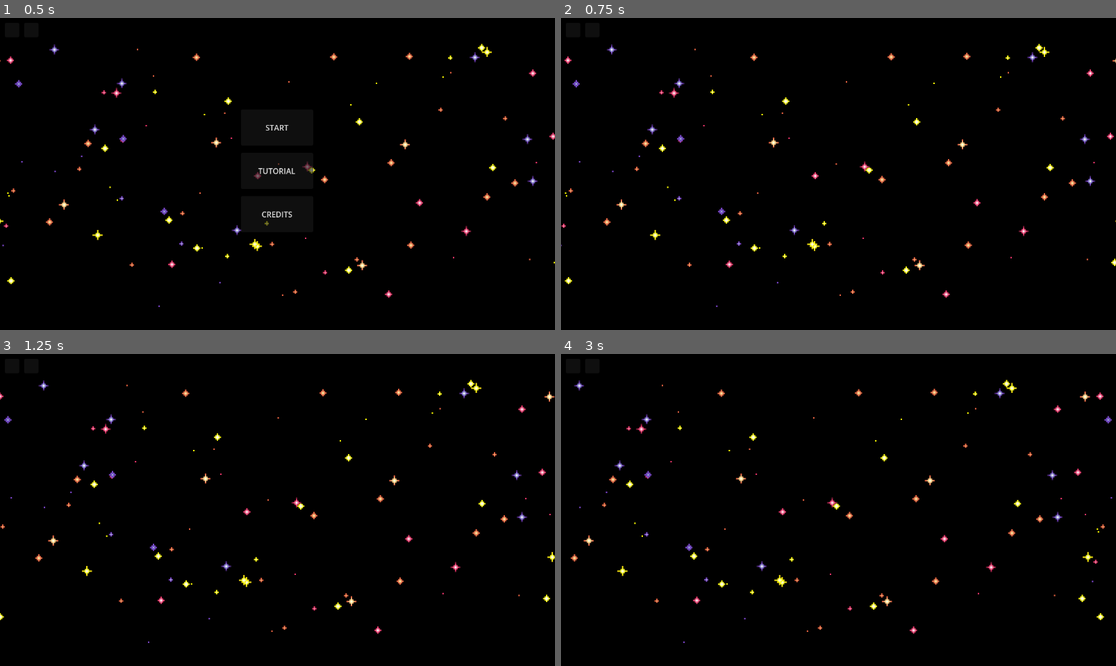
Above: before the commit, frames 1-4 (two rows, left to right).
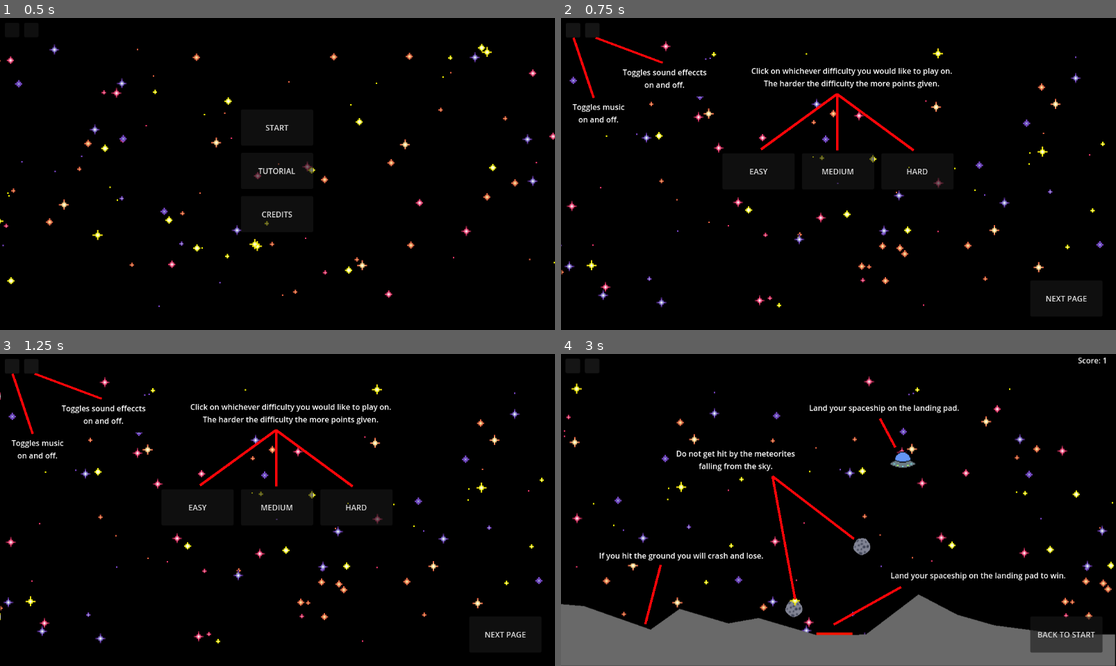
Above: after the commit, the same moments.

Repository: MissionToPsyche-Iridium/iridium_21k_web_game-byu-i
Game: Godot game, scene res://main.tscn
The game is run twice, just before and just after one commit, with the same random seed, the same clock (stepped at 60 frames per second) and the same inputs.
Inputs (mouse positions are in pixels of both pictures, inside the frame that each line leads up to):
- Up to frame 1 (0.5 s): no input
- Up to frame 2 (0.75 s): click "TUTORIAL" at 0.5 s
- Up to frame 3 (1.25 s): no input
- Up to frame 4 (3 s): click (1066, 634) at 1.25 s, where only the run after the commit has a clickable "NEXT PAGE"; click (1066, 634) at 2 s, where only the run after the commit has a clickable "NEXT PAGE"; click (1066, 634) at 2.75 s, where only the run after the commit has a clickable "NEXT PAGE"

Frame 1 is identical in both runs. In frame 2, 4.5% of the frame differs, in the area x 0-100%, y 6-93%; in frame 3, 4.5%; in frame 4, 19%, in the area x 0-100%, y 1-100%.

Commit message:
added tutorial

Diff:
--- a/SpaceShuttle/hard_player.gd
+++ b/SpaceShuttle/hard_player.gd
@@ -49,11 +49,11 @@
 				#if rocket is right leaning
 				if rotation_degrees > 0:
 					#acelerate it upward proportinal to how upward its facing
-					ShipVelocity.y -= thrusterPower * (.9 - (rotation_degrees*.01)) * decendingFactor
+					ShipVelocity.y -= (thrusterPower * (.9 - (rotation_degrees*.01)) * decendingFactor)
 					#acelerate it to the right proportinal to how right its facing
 					ShipVelocity.x += thrusterPower * (rotation_degrees*.01) * .3
 				if rotation_degrees < 0:
-					ShipVelocity.y -= thrusterPower * (.9 - (rotation_degrees*.01)) * decendingFactor
+					ShipVelocity.y -= (thrusterPower * (-.9 - (rotation_degrees*.01)) * decendingFactor)
 					ShipVelocity.x += thrusterPower * (rotation_degrees*.01) * .3
 		if ShipVelocity.y > MaxSpeedYPositive:
 			ShipVelocity.y = MaxSpeedYPositive
@@ -122,5 +122,8 @@
 		else:
 			pass
 	else:
-		destroy_rocket("crashLanded")
+		if canBeHit == true:
+			destroy_rocket("crashLanded")
+		else:
+			pass
 	pass # Replace with function body.
--- a/SpaceShuttle/player.gd
+++ b/SpaceShuttle/player.gd
@@ -81,5 +81,8 @@
 		else:
 			pass
 	else:
-		destroy_rocket("crashLanded")
+		if canBeHit == true:
+			destroy_rocket("crashLanded")
+		else:
+			pass
 	pass # Replace with function body.
--- a/SpaceShuttle/start.gd
+++ b/SpaceShuttle/start.gd
@@ -48,7 +48,7 @@
 # takes user through tutorial
 func _on_tutorial_button_pressed():
 	hide_stc_buttons()
-	pass
+	$TutorialDifficulty.show()
 
 # Will display credits then return the user back to the start screen
 func _on_credits_button_pressed():
@@ -417,3 +417,22 @@
 #func _on_to_planets_pressed():
 	# Hide the button itself
 #	$to_planets.hide()
+
+
+
+# Going through the tutorial pages
+func _on_to_next_1_pressed():
+	$TutorialDifficulty.hide()
+	$TutorialTrivia.show()
+# Going through the tutorial pages
+func _on_to_next_2_pressed():
+	$TutorialTrivia.hide()
+	$TutorialCorrect.show()
+# Going through the tutorial pages
+func _on_to_next_3_pressed():
+	$TutorialCorrect.hide()
+	$TutorialLander.show()
+# Going through the tutorial pages
+func _on_to_next_4_pressed():
+	show_stc_buttons()
+	$TutorialLander.hide()
--- a/SpaceShuttle/start.tscn
+++ b/SpaceShuttle/start.tscn
@@ -1,9 +1,13 @@
-[gd_scene load_steps=6 format=3 uid="uid://c6qlso1fhp0kp"]
+[gd_scene load_steps=10 format=3 uid="uid://c6qlso1fhp0kp"]
 
 [ext_resource type="Script" path="res://start.gd" id="1_1ny8t"]
 [ext_resource type="PackedScene" uid="uid://ccpv28imegxfg" path="res://surface.tscn" id="2_4neht"]
 [ext_resource type="PackedScene" uid="uid://c6r0iyo5gp7si" path="res://trivia.tscn" id="3_tauyr"]
 [ext_resource type="PackedScene" uid="uid://4qwjhi6s1wsb" path="res://planets.tscn" id="4_f23nt"]
+[ext_resource type="Texture2D" uid="uid://ccjgia3ujgx0o" path="res://Art/TutorialDifficulty.png" id="5_vnjq7"]
+[ext_resource type="Texture2D" uid="uid://b08d6tb4o4fkh" path="res://Art/TutorialTrivia.png" id="6_uepe0"]
+[ext_resource type="Texture2D" uid="uid://uubh4g8nrkw6" path="res://Art/TutorialCorrect.png" id="7_gvg2o"]
+[ext_resource type="Texture2D" uid="uid://k11vko2d50aa" path="res://Art/TutorialLander.png" id="8_chu7u"]
 
 [sub_resource type="CanvasTexture" id="CanvasTexture_f02o3"]
 specular_color = Color(0, 0, 0, 1)
@@ -230,6 +234,412 @@
 
 [node name="starset" type="Node2D" parent="."]
 z_index = -1
+
+[node name="TutorialDifficulty" type="Sprite2D" parent="."]
+visible = false
+position = Vector2(1, -11)
+texture = ExtResource("5_vnjq7")
+centered = false
+
+[node name="ColorRect" type="ColorRect" parent="TutorialDifficulty"]
+offset_left = 382.0
+offset_top = 100.0
+offset_right = 826.0
+offset_bottom = 174.0
+color = Color(0, 0, 0, 1)
+
+[node name="ColorRect2" type="ColorRect" parent="TutorialDifficulty"]
+offset_left = 115.0
+offset_top = 100.0
+offset_right = 316.0
+offset_bottom = 174.0
+color = Color(0, 0, 0, 1)
+
+[node name="ColorRect3" type="ColorRect" parent="TutorialDifficulty"]
+offset_left = 7.0
+offset_top = 184.0
+offset_right = 137.0
+offset_bottom = 237.0
+color = Color(0, 0, 0, 1)
+
+[node name="tutorialLabel" type="Label" parent="TutorialDifficulty"]
+offset_left = 394.0
+offset_top = 109.0
+offset_right = 812.0
+offset_bottom = 158.0
+text = "Click on whichever difficulty you would like to play on.
+The harder the difficulty the more points given."
+horizontal_alignment = 1
+
+[node name="soundLabel" type="Label" parent="TutorialDifficulty"]
+offset_left = 125.0
+offset_top = 112.0
+offset_right = 304.0
+offset_bottom = 161.0
+text = "Toggles sound effeccts
+on and off."
+horizontal_alignment = 1
+
+[node name="musicLabel" type="Label" parent="TutorialDifficulty"]
+offset_left = 23.0
+offset_top = 184.0
+offset_right = 131.0
+offset_bottom = 233.0
+text = "Toggles music
+on and off."
+horizontal_alignment = 1
+
+[node name="Line2D" type="Line2D" parent="TutorialDifficulty"]
+points = PackedVector2Array(25, 52, 67, 177)
+width = 5.0
+default_color = Color(1, 0.02, 0.0363331, 1)
+
+[node name="Line2D2" type="Line2D" parent="TutorialDifficulty"]
+position = Vector2(0, 20.2222)
+scale = Vector2(1, 0.888889)
+points = PackedVector2Array(71, 35.75, 210, 94.25)
+width = 5.0
+default_color = Color(1, 0.02, 0.0363331, 1)
+
+[node name="Line2D3" type="Line2D" parent="TutorialDifficulty"]
+position = Vector2(0, 0.581516)
+scale = Vector2(1, 1.08678)
+points = PackedVector2Array(572, 154.97, 414, 260.787)
+width = 5.0
+default_color = Color(1, 0.02, 0.0363331, 1)
+
+[node name="Line2D4" type="Line2D" parent="TutorialDifficulty"]
+position = Vector2(0, 0.581516)
+scale = Vector2(1, 1.08678)
+points = PackedVector2Array(572, 154.97, 573, 262.628)
+width = 5.0
+default_color = Color(1, 0.02, 0.0363331, 1)
+
+[node name="Line2D5" type="Line2D" parent="TutorialDifficulty"]
+position = Vector2(0, 0.581516)
+scale = Vector2(1, 1.08678)
+points = PackedVector2Array(572, 154.97, 731, 262.628)
+width = 5.0
+default_color = Color(1, 0.02, 0.0363331, 1)
+
+[node name="toNext1" type="Button" parent="TutorialDifficulty"]
+top_level = true
+offset_left = 974.0
+offset_top = 545.0
+offset_right = 1124.0
+offset_bottom = 620.0
+text = "NEXT PAGE"
+
+[node name="TutorialTrivia" type="Sprite2D" parent="."]
+visible = false
+position = Vector2(576, 320)
+texture = ExtResource("6_uepe0")
+
+[node name="ColorRect" type="ColorRect" parent="TutorialTrivia"]
+offset_left = -356.0
+offset_top = 251.0
+offset_right = 107.0
+offset_bottom = 302.0
+color = Color(0, 0, 0, 1)
+
+[node name="ColorRect2" type="ColorRect" parent="TutorialTrivia"]
+offset_left = -552.0
+offset_top = -172.0
+offset_right = -363.0
+offset_bottom = -119.0
+color = Color(0, 0, 0, 1)
+
+[node name="ColorRect3" type="ColorRect" parent="TutorialTrivia"]
+offset_left = 218.0
+offset_top = -265.0
+offset_right = 555.0
+offset_bottom = -180.0
+color = Color(0, 0, 0, 1)
+
+[node name="questionLabel" type="Label" parent="TutorialTrivia"]
+offset_left = 183.0
+offset_top = -265.0
+offset_right = 585.0
+offset_bottom = -190.0
+text = "A random question will display
+here and the answer will be1 (or multiple)
+of the 10 celestial bodies on the screen."
+horizontal_alignment = 1
+
+[node name="spaceshipLabel" type="Label" parent="TutorialTrivia"]
+offset_left = -547.0
+offset_top = -172.0
+offset_right = -371.0
+offset_bottom = -123.0
+text = "The spaceship that will
+take you to the planet."
+
+[node name="bodyLabel" type="Label" parent="TutorialTrivia"]
+offset_left = -350.0
+offset_top = 251.0
+offset_right = 92.0
+offset_bottom = 300.0
+text = "Select the corresponding planet, dwarf planet or asteroid
+that is the correct answer to the question"
+horizontal_alignment = 1
+
+[node name="Line2D" type="Line2D" parent="TutorialTrivia"]
+position = Vector2(-575, -331)
+points = PackedVector2Array(178, 136, 119, 158)
+width = 5.0
+default_color = Color(1, 0.02, 0.0363331, 1)
+
+[node name="Line2D2" type="Line2D" parent="TutorialTrivia"]
+position = Vector2(-575, -331)
+points = PackedVector2Array(825, 76, 592, 104)
+width = 5.0
+default_color = Color(1, 0.02, 0.0363331, 1)
+
+[node name="Line2D3" type="Line2D" parent="TutorialTrivia"]
+position = Vector2(-575, -331)
+points = PackedVector2Array(687, 549, 408, 567)
+width = 5.0
+default_color = Color(1, 0.02, 0.0363331, 1)
+
+[node name="Line2D4" type="Line2D" parent="TutorialTrivia"]
+position = Vector2(-575, -331)
+points = PackedVector2Array(858, 225, 408, 567)
+width = 5.0
+default_color = Color(1, 0.02, 0.0363331, 1)
+
+[node name="Line2D5" type="Line2D" parent="TutorialTrivia"]
+position = Vector2(-575, -331)
+points = PackedVector2Array(1071, 364, 408, 567)
+width = 5.0
+default_color = Color(1, 0.02, 0.0363331, 1)
+
+[node name="Line2D6" type="Line2D" parent="TutorialTrivia"]
+position = Vector2(-575, -331)
+points = PackedVector2Array(950, 471, 408, 567)
+width = 5.0
+default_color = Color(1, 0.02, 0.0363331, 1)
+
+[node name="Line2D7" type="Line2D" parent="TutorialTrivia"]
+position = Vector2(-575, -331)
+points = PackedVector2Array(505, 384, 408, 567)
+width = 5.0
+default_color = Color(1, 0.02, 0.0363331, 1)
+
+[node name="Line2D8" type="Line2D" parent="TutorialTrivia"]
+position = Vector2(-575, -331)
+points = PackedVector2Array(414, 316, 408, 567)
+width = 5.0
+default_color = Color(1, 0.02, 0.0363331, 1)
+
+[node name="Line2D9" type="Line2D" parent="TutorialTrivia"]
+position = Vector2(-575, -331)
+points = PackedVector2Array(373, 256, 408, 567)
+width = 5.0
+default_color = Color(1, 0.02, 0.0363331, 1)
+
+[node name="Line2D10" type="Line2D" parent="TutorialTrivia"]
+position = Vector2(-575, -331)
+points = PackedVector2Array(322, 433, 408, 567)
+width = 5.0
+default_color = Color(1, 0.02, 0.0363331, 1)
+
+[node name="Line2D11" type="Line2D" parent="TutorialTrivia"]
+position = Vector2(-575, -331)
+points = PackedVector2Array(194, 520, 408, 567)
+width = 5.0
+default_color = Color(1, 0.02, 0.0363331, 1)
+
+[node name="Line2D12" type="Line2D" parent="TutorialTrivia"]
+position = Vector2(-575, -331)
+points = PackedVector2Array(134, 269, 408, 567)
+width = 5.0
+default_color = Color(1, 0.02, 0.0363331, 1)
+
+[node name="toNext2" type="Button" parent="TutorialTrivia"]
+top_level = true
+offset_left = 974.0
+offset_top = 545.0
+offset_right = 1124.0
+offset_bottom = 620.0
+text = "NEXT PAGE"
+
+[node name="TutorialCorrect" type="Sprite2D" parent="."]
+visible = false
+position = Vector2(574, 318)
+texture = ExtResource("7_gvg2o")
+
+[node name="ColorRect" type="ColorRect" parent="TutorialCorrect"]
+offset_left = -313.0
+offset_top = 212.0
+offset_right = 5.0
+offset_bottom = 240.0
+color = Color(0, 0, 0, 1)
+
+[node name="ColorRect2" type="ColorRect" parent="TutorialCorrect"]
+offset_left = -189.0
+offset_top = -274.0
+offset_right = 70.0
+offset_bottom = -213.0
+color = Color(0, 0, 0, 1)
+
+[node name="ColorRect3" type="ColorRect" parent="TutorialCorrect"]
+offset_left = 139.0
+offset_top = -286.0
+offset_right = 493.0
+offset_bottom = -229.0
+color = Color(0, 0, 0, 1)
+
+[node name="answerLabel" type="Label" parent="TutorialCorrect"]
+offset_left = -178.0
+offset_top = -271.0
+offset_right = 60.0
+offset_bottom = -222.0
+text = "The correct answer will display
+if you got it right or wrong."
+horizontal_alignment = 1
+
+[node name="landLabel" type="Label" parent="TutorialCorrect"]
+offset_left = -307.0
+offset_top = 216.0
+offset_right = -3.0
+offset_bottom = 265.0
+text = "Click the button when you want to land."
+
+[node name="answerLabel3" type="Label" parent="TutorialCorrect"]
+offset_left = 151.0
+offset_top = -285.0
+offset_right = 389.0
+offset_bottom = -236.0
+text = "The score will appear and go up (and down)
+depending on the difficulty."
+horizontal_alignment = 1
+
+[node name="Line2D" type="Line2D" parent="TutorialCorrect"]
+position = Vector2(-573, -329)
+points = PackedVector2Array(502, 345, 473, 539)
+width = 5.0
+default_color = Color(1, 0.02, 0.0363331, 1)
+
+[node name="Line2D2" type="Line2D" parent="TutorialCorrect"]
+position = Vector2(-573, -329)
+points = PackedVector2Array(579, 201, 510, 121)
+width = 5.0
+default_color = Color(1, 0.02, 0.0363331, 1)
+
+[node name="Line2D3" type="Line2D" parent="TutorialCorrect"]
+position = Vector2(-573, -329)
+points = PackedVector2Array(1059, 25, 886, 42)
+width = 5.0
+default_color = Color(1, 0.02, 0.0363331, 1)
+
+[node name="toNext3" type="Button" parent="TutorialCorrect"]
+top_level = true
+offset_left = 974.0
+offset_top = 545.0
+offset_right = 1124.0
+offset_bottom = 620.0
+text = "NEXT PAGE"
+
+[node name="TutorialLander" type="Sprite2D" parent="."]
+visible = false
+position = Vector2(575, 320)
+texture = ExtResource("8_chu7u")
+
+[node name="ColorRect" type="ColorRect" parent="TutorialLander"]
+offset_left = -504.0
+offset_top = 87.0
+offset_right = -149.0
+offset_bottom = 115.0
+color = Color(0, 0, 0, 1)
+
+[node name="ColorRect2" type="ColorRect" parent="TutorialLander"]
+offset_left = -340.0
+offset_top = -127.0
+offset_right = -82.0
+offset_bottom = -72.0
+color = Color(0, 0, 0, 1)
+
+[node name="ColorRect3" type="ColorRect" parent="TutorialLander"]
+offset_left = -82.0
+offset_top = -215.0
+offset_right = 258.0
+offset_bottom = -175.0
+color = Color(0, 0, 0, 1)
+
+[node name="ColorRect4" type="ColorRect" parent="TutorialLander"]
+offset_left = 102.0
+offset_top = 123.0
+offset_right = 480.0
+offset_bottom = 161.0
+color = Color(0, 0, 0, 1)
+
+[node name="landingpadLabel" type="Label" parent="TutorialLander"]
+offset_left = 109.0
+offset_top = 128.0
+offset_right = 421.0
+offset_bottom = 177.0
+text = "Land your spaceship on the landing pad to win."
+
+[node name="landingpadLabel2" type="Label" parent="TutorialLander"]
+offset_left = -60.0
+offset_top = -220.0
+offset_right = 252.0
+offset_bottom = -171.0
+text = "Land your spaceship on the landing pad."
+
+[node name="landingpadLabel3" type="Label" parent="TutorialLander"]
+offset_left = -368.0
+offset_top = -125.0
+offset_right = -56.0
+offset_bottom = -76.0
+text = "Do not get hit by the meteorites
+falling from the sky."
+horizontal_alignment = 1
+
+[node name="landingpadLabel4" type="Label" parent="TutorialLander"]
+offset_left = -496.0
+offset_top = 87.0
+offset_right = -154.0
+offset_bottom = 121.0
+text = "If you hit the ground you will crash and lose."
+
+[node name="Line2D" type="Line2D" parent="TutorialLander"]
+position = Vector2(-574, -331)
+points = PackedVector2Array(705, 495, 565, 573)
+width = 5.0
+default_color = Color(1, 0.02, 0.0363331, 1)
+
+[node name="Line2D2" type="Line2D" parent="TutorialLander"]
+position = Vector2(-574, -331)
+points = PackedVector2Array(206, 449, 174, 572)
+width = 5.0
+default_color = Color(1, 0.02, 0.0363331, 1)
+
+[node name="Line2D3" type="Line2D" parent="TutorialLander"]
+position = Vector2(-574, -331)
+points = PackedVector2Array(438, 265, 485, 521)
+width = 5.0
+default_color = Color(1, 0.02, 0.0363331, 1)
+
+[node name="Line2D4" type="Line2D" parent="TutorialLander"]
+position = Vector2(-574, -331)
+points = PackedVector2Array(438, 265, 607, 395)
+width = 5.0
+default_color = Color(1, 0.02, 0.0363331, 1)
+
+[node name="Line2D5" type="Line2D" parent="TutorialLander"]
+position = Vector2(-574, -331)
+points = PackedVector2Array(661, 145, 693, 205)
+width = 5.0
+default_color = Color(1, 0.02, 0.0363331, 1)
+
+[node name="toNext4" type="Button" parent="TutorialLander"]
+top_level = true
+offset_left = 974.0
+offset_top = 545.0
+offset_right = 1124.0
+offset_bottom = 620.0
+text = "BACK TO START"
 
 [connection signal="pressed" from="startButton" to="." method="_on_startButton_pressed"]
 [connection signal="pressed" from="startButton" to="." method="_on_start_button_pressed"]
@@ -243,3 +653,7 @@
 [connection signal="pressed" from="to_next" to="." method="_on_to_next_pressed"]
 [connection signal="pressed" from="returnButton" to="." method="_on_return_button_pressed"]
 [connection signal="pressed" from="StartLander" to="." method="playLander"]
+[connection signal="pressed" from="TutorialDifficulty/toNext1" to="." method="_on_to_next_1_pressed"]
+[connection signal="pressed" from="TutorialTrivia/toNext2" to="." method="_on_to_next_2_pressed"]
+[connection signal="pressed" from="TutorialCorrect/toNext3" to="." method="_on_to_next_3_pressed"]
+[connection signal="pressed" from="TutorialLander/toNext4" to="." method="_on_to_next_4_pressed"]
Binary file added: SpaceShuttle/Art/TutorialCorrect.png
Not shown, added: SpaceShuttle/Art/TutorialCorrect.png.import
Binary file added: SpaceShuttle/Art/TutorialDifficulty.png
Not shown, added: SpaceShuttle/Art/TutorialDifficulty.png.import
Binary file added: SpaceShuttle/Art/TutorialLander.png
Not shown, added: SpaceShuttle/Art/TutorialLander.png.import
Binary file added: SpaceShuttle/Art/TutorialTrivia.png
Not shown, added: SpaceShuttle/Art/TutorialTrivia.png.import
